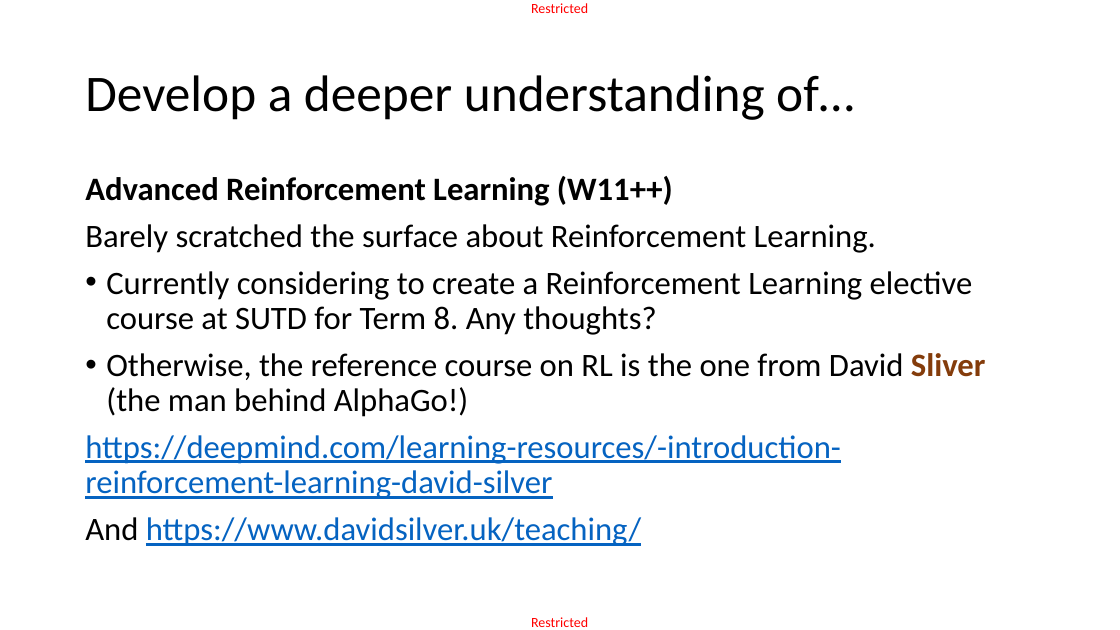
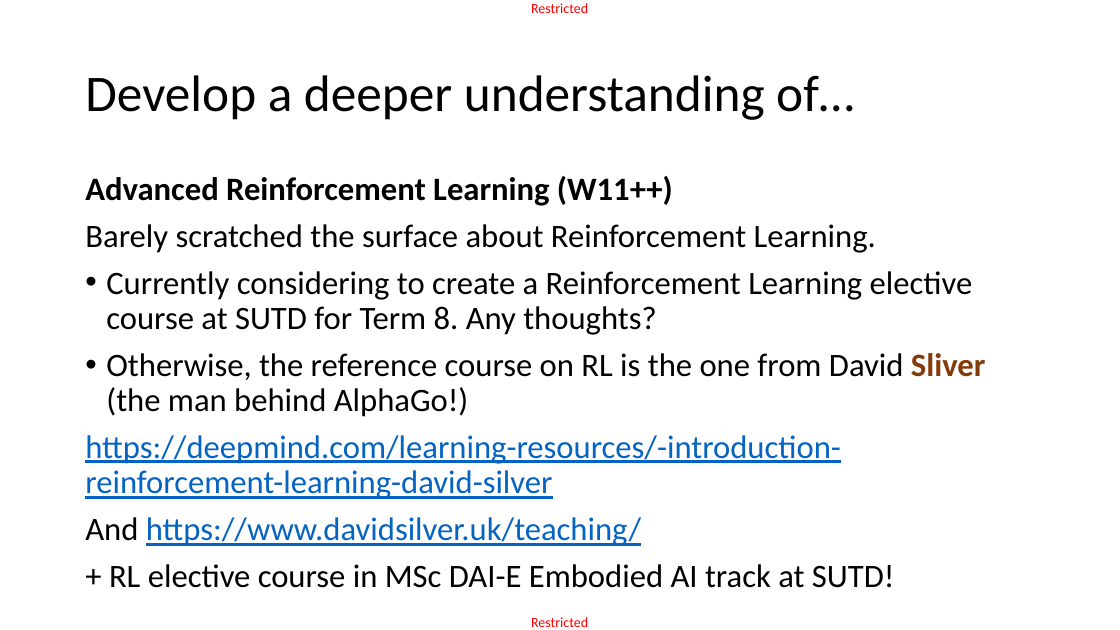
Before and after one commit to matthieudemari/SUTD_DL_50_039, a slide deck: slide 12 of W13/W13S1/W13End.pptx (slide 11 before the commit). Drawn at 1120x630 pixels with LibreOffice and Linux fonts; fonts in the diff are those of the drawing. Boxes give left, top, right and bottom in pixels: in the first picture for what was removed or moved away, otherwise in the second. Text is boxed around its words. In the diff, an @@ line names an element or a change of style, - is before the commit and + after.

```diff
--- a/W13/W13S1/W13End.pptx
+++ b/W13/W13S1/W13End.pptx
@@ text at (109, 564, 895, 588): paragraph added @@
++ RL elective course in MSc DAI-E Embodied AI track at SUTD!
```
Also in this commit, not shown: 8 other slides changed, 2 slides added, 3 other files.
